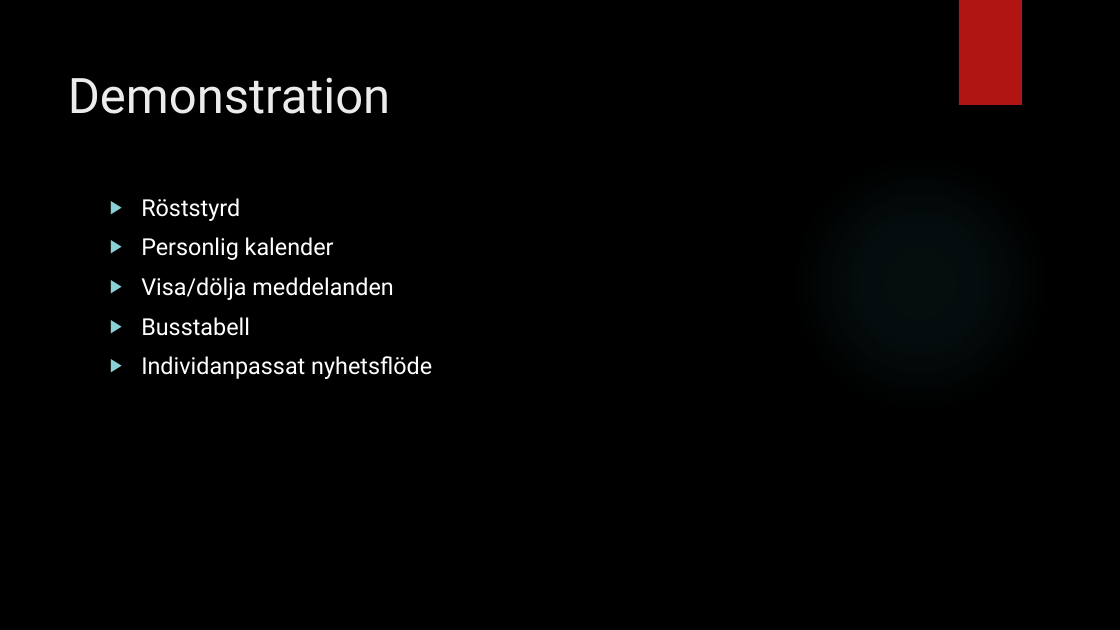
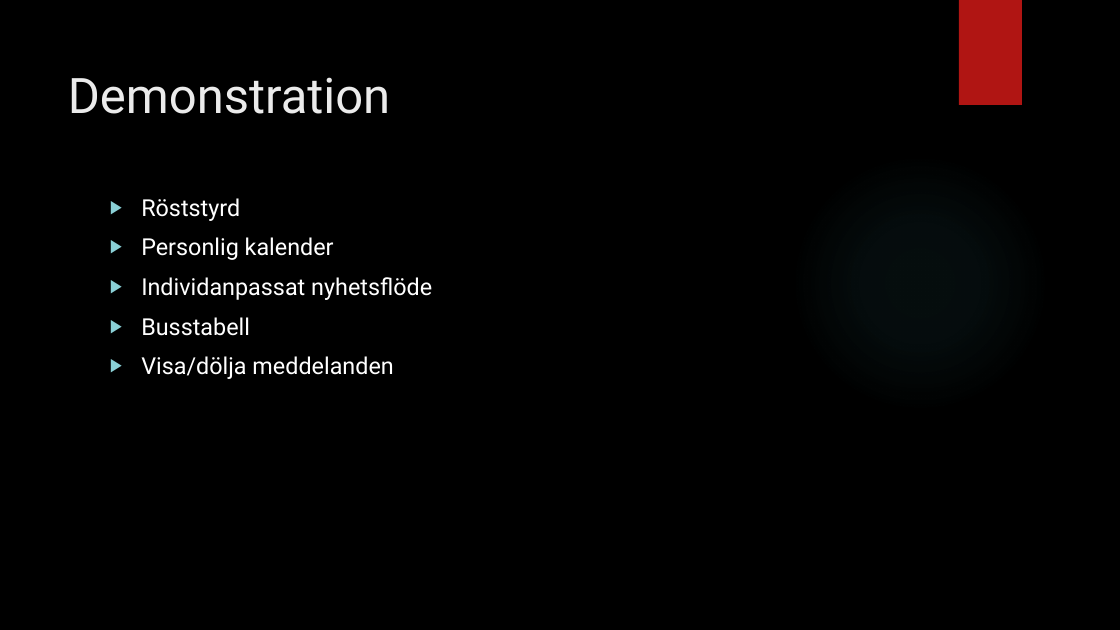
Before and after one commit to hamadaio/magic-mirror-project, a slide deck: slide 11 of pitch_group_mirror.pptx. Drawn at 1120x630 pixels with LibreOffice and Linux fonts; fonts in the diff are those of the drawing; background and template pictures are left out. Boxes give left, top, right and bottom in pixels: in the first picture for what was removed or moved away, otherwise in the second. Text is boxed around its words. In the diff, an @@ line names an element or a change of style, - is before the commit and + after.

Commit message:
presentation

```diff
--- a/pitch_group_mirror.pptx
+++ b/pitch_group_mirror.pptx
@@ text at [141,277,432,336]: paragraphs added @@
+▶ Individanpassat nyhetsflöde
+▶ Busstabell
@@ text at [141,317,432,379]: paragraphs removed @@
-▶ Busstabell
-▶ Individanpassat nyhetsflöde
```
Also in this commit, not shown: 2 other slides changed.
